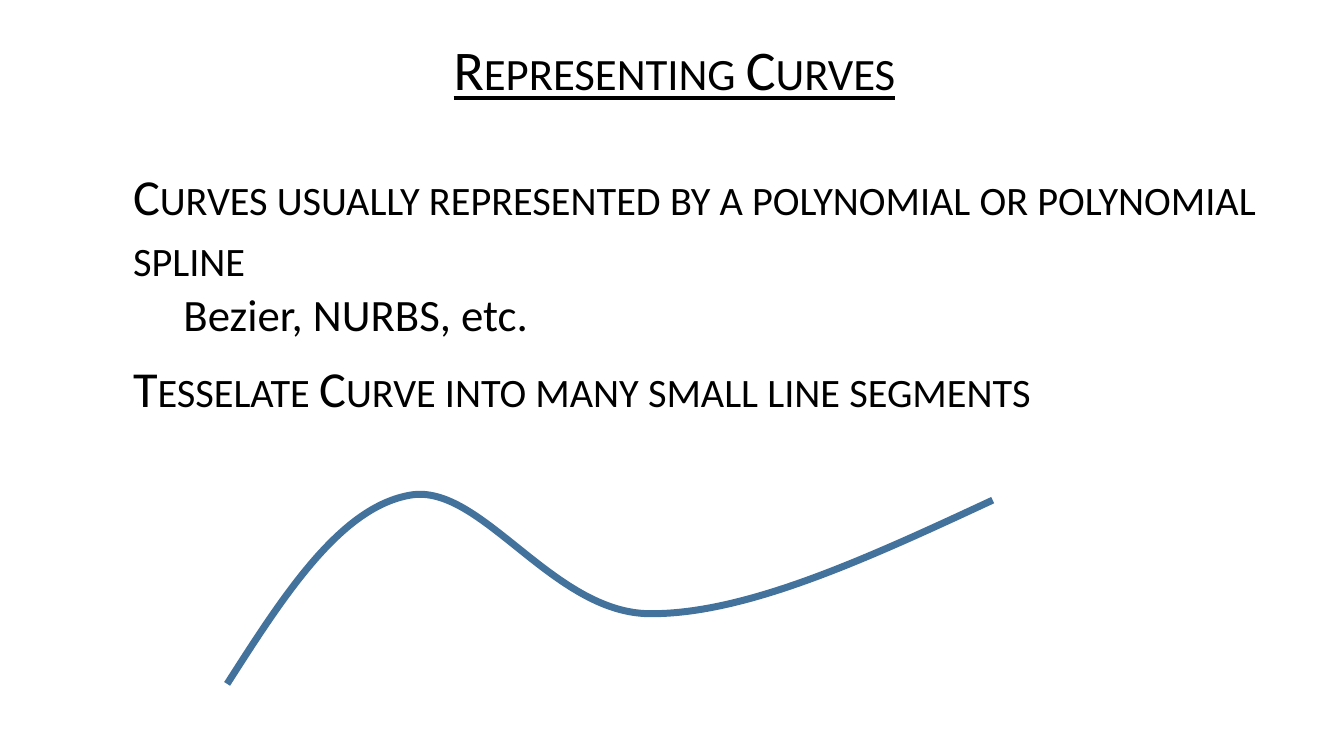
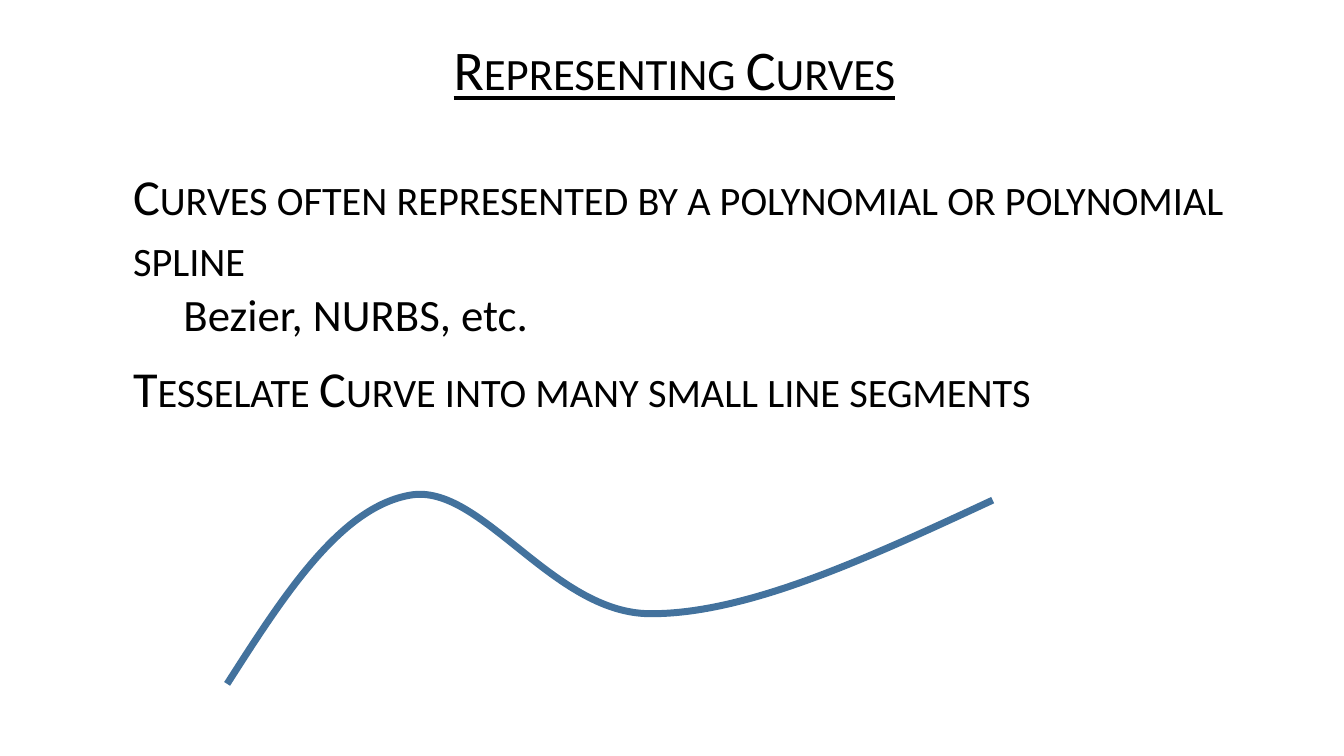
Before and after one commit to USFDataVisualization/Computational-Geometry-Lecture, a slide deck: slide 4 of L03-intersection.pptx. Drawn at 1344x756 pixels with LibreOffice and Linux fonts; fonts in the diff are those of the drawing; background and template pictures are left out. Boxes give left, top, right and bottom in pixels: in the first picture for what was removed or moved away, otherwise in the second. Text is boxed around its words. In the diff, an @@ line names an element or a change of style, - is before the commit and + after.

```diff
--- a/L03-intersection.pptx
+++ b/L03-intersection.pptx
@@ text at [133,189,1223,277]: text changed @@
-• Curves usually represented by a polynomial or polynomial spline
+• Curves often represented by a polynomial or polynomial spline
```
Also in this commit, not shown: 2 other slides changed, 4 slides removed, 41 other files.
